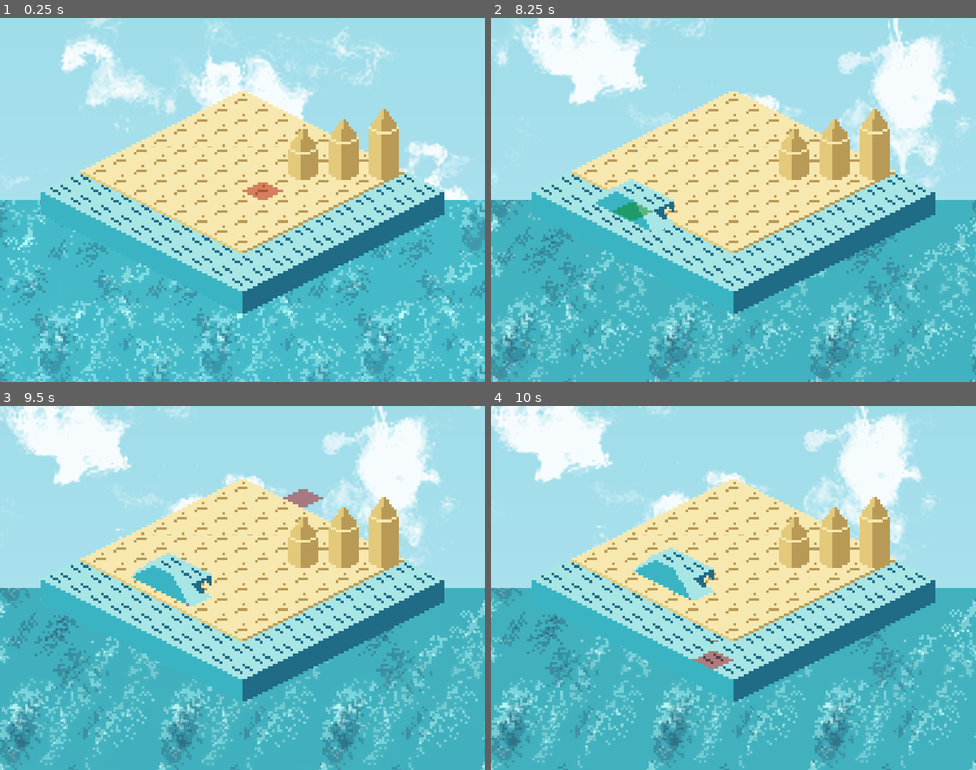
Above: before the commit, frames 1-4 (two rows, left to right).
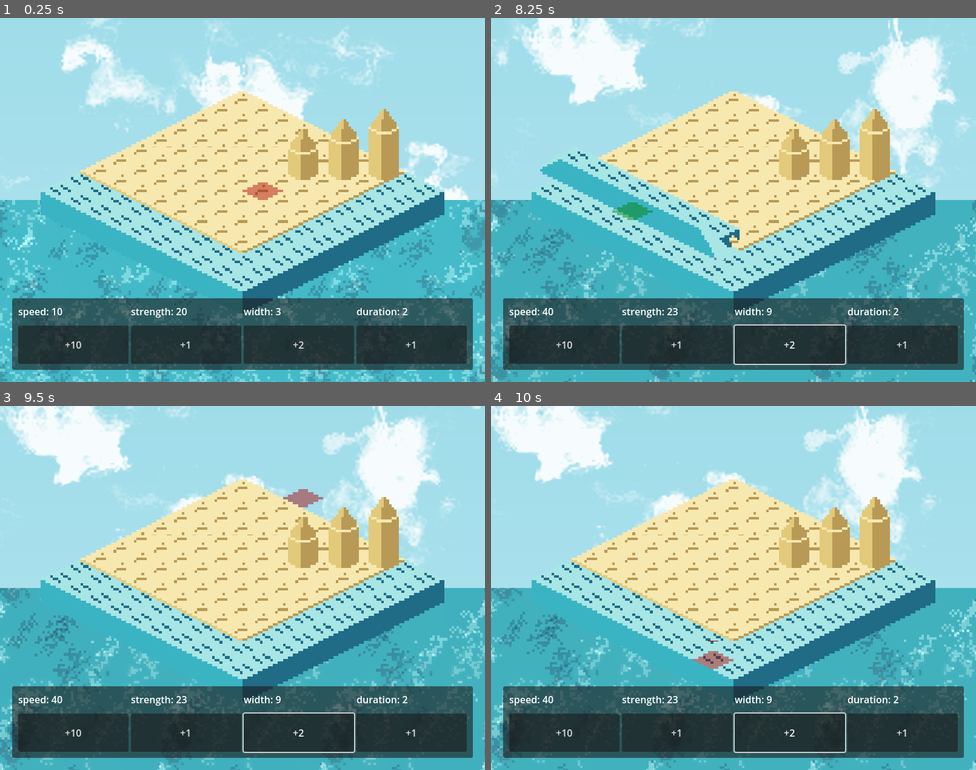
Above: after the commit, the same moments.

Repository: macmist/game-off-2025-waves
Game: Godot game, scene res://scene.tscn
Two runs of this game, one before a commit and one after it. Both use one fixed random seed, a clock stepped at 60 frames per second and the inputs below.
Inputs (mouse positions are in pixels of both pictures, inside the frame that each line leads up to):
- Up to frame 1 (0.25 s): no input
- Up to frame 2 (8.25 s): click (563, 345) at 0.5 s, where only the run after the commit has a clickable "+10"; click (675, 345) at 1.25 s, where only the run after the commit has a clickable "+1"; click (791, 345) at 2 s, where only the run after the commit has a clickable "+2"; click (563, 345) at 2.75 s, where only the run after the commit has a clickable "+10"; click (675, 345) at 3.5 s, where only the run after the commit has a clickable "+1"; click (791, 345) at 4.25 s, where only the run after the commit has a clickable "+2"; click (563, 345) at 5 s, where only the run after the commit has a clickable "+10"; click (675, 345) at 5.75 s, where only the run after the commit has a clickable "+1"; click (791, 345) at 6.5 s, where only the run after the commit has a clickable "+2"; move the mouse to (840, 181) at 7.27 s; click (840, 181) at 7.42 s; move the mouse to (636, 218) at 8.02 s; click (636, 218) at 8.17 s
- Up to frame 3 (9.5 s): move the mouse to (291, 507) at 8.77 s; click (291, 507) at 8.92 s
- Up to frame 4 (10 s): move the mouse to (709, 660) at 9.52 s; click (709, 660) at 9.67 s

The runs differ from the first frame. In frame 1, 19% of the frame differs, in the area x 2-98%, y 77-97%; in frame 2, 22%, in the area x 2-98%, y 36-97%; in frame 3, 20%; in frame 4, 20%.

Commit message:
feat: added menu and linked it to wave generation

Diff:
--- a/components/waves/wave_generator.gd
+++ b/components/waves/wave_generator.gd
@@ -4,7 +4,6 @@
 
 enum DIRECTION {NORTH_WEST, NORTH_EAST}
 
-@export var wave_size: int = 1
 @export var wave_start_north_east: PackedScene
 @export var wave_start_north_west: PackedScene
 
@@ -17,13 +16,15 @@
 @export var collision_width: float = 16.0 # tweakable collision thickness
 @export var base_wave: PackedScene
 
+var wave_size: int = 1
+
 
 var start_position: Vector2
 
 func build_wave():
 	var wave: Wave = base_wave.instantiate()
-
-	var total_tiles = wave_size + 2
+	wave_size = Game.width.current - 2 # don't take the side into consideration
+	var total_tiles = Game.width.current
 	# instantiate enough middle tile
 	# based on wave size
 	var total_size = total_tiles * tile_size
@@ -55,10 +56,11 @@
 	#_create_collision_polygon(points, wave)
 	if start_position != null:
 		wave.start_point = start_position
-		print("start at", start_position)
 	if direction != null:
-		print("setting direction", direction)
 		wave.direction = direction
+	wave.distance = Game.duration.current
+	wave.speed = Game.speed.current
+
 	get_tree().root.add_child(wave)
 
 
--- a/components/waves/wave_part.gd
+++ b/components/waves/wave_part.gd
@@ -1,7 +1,7 @@
 extends RigidBody2D
 class_name WavePart
 
-@export var strength: int = 20
+@export var strength: int = Game.strength.current
 @export var health: int = 30
 
 func _ready():
--- /dev/null
+++ b/in_game_menu.gd
@@ -0,0 +1,21 @@
+extends CanvasLayer
+
+@onready var bottom_menu: HBoxContainer = $"MarginContainer/PanelContainer/MarginContainer/Bottom Menu"
+
+const TEXT_WITH_BUTTON = preload("res://text_with_button.tscn")
+
+# Called when the node enters the scene tree for the first time.
+func _ready() -> void:
+	add_bottom_button("speed", 10, Game.speed)
+	add_bottom_button("strength", 1, Game.strength)
+	add_bottom_button("width", 2, Game.width)
+	add_bottom_button("duration", 1, Game.duration)
+
+
+
+func add_bottom_button(text: String, increment_value: int, value: EditableInt):
+	var button = TEXT_WITH_BUTTON.instantiate()
+	button.value_text = text
+	button.editable_value = value
+	button.button_increment = increment_value
+	bottom_menu.add_child(button)
--- /dev/null
+++ b/in_game_menu.tscn
@@ -0,0 +1,35 @@
+[gd_scene load_steps=2 format=3 uid="uid://ddhx6hbmmr850"]
+
+[ext_resource type="Script" path="res://in_game_menu.gd" id="1_46x5h"]
+
+[node name="InGameMenu" type="CanvasLayer"]
+script = ExtResource("1_46x5h")
+
+[node name="MarginContainer" type="MarginContainer" parent="."]
+layout_direction = 2
+anchors_preset = 12
+anchor_top = 1.0
+anchor_right = 1.0
+anchor_bottom = 1.0
+offset_top = -158.0
+grow_horizontal = 2
+grow_vertical = 0
+theme_override_constants/margin_left = 20
+theme_override_constants/margin_top = 20
+theme_override_constants/margin_right = 20
+theme_override_constants/margin_bottom = 20
+
+[node name="PanelContainer" type="PanelContainer" parent="MarginContainer"]
+layout_mode = 2
+
+[node name="MarginContainer" type="MarginContainer" parent="MarginContainer/PanelContainer"]
+layout_mode = 2
+theme_override_constants/margin_left = 10
+theme_override_constants/margin_top = 10
+theme_override_constants/margin_right = 10
+theme_override_constants/margin_bottom = 10
+
+[node name="Bottom Menu" type="HBoxContainer" parent="MarginContainer/PanelContainer/MarginContainer"]
+layout_direction = 2
+layout_mode = 2
+size_flags_horizontal = 3
--- a/project.godot
+++ b/project.godot
@@ -15,6 +15,10 @@
 config/features=PackedStringArray("4.3", "GL Compatibility")
 config/icon="res://icon.svg"
 
+[autoload]
+
+Game="*res://scripts/game.gd"
+
 [display]
 
 window/size/viewport_width=800
--- a/scene.tscn
+++ b/scene.tscn
@@ -1,6 +1,7 @@
-[gd_scene load_steps=9 format=3 uid="uid://dlsuu5052jpmk"]
+[gd_scene load_steps=10 format=3 uid="uid://dlsuu5052jpmk"]
 
 [ext_resource type="PackedScene" uid="uid://fdcq877rg21j" path="res://components/waves/wave_generator.tscn" id="1_kjp7g"]
+[ext_resource type="PackedScene" uid="uid://ddhx6hbmmr850" path="res://in_game_menu.tscn" id="1_kvf8t"]
 [ext_resource type="Texture2D" uid="uid://suk08b7n40vh" path="res://isometrictiles.png" id="1_r5ucq"]
 [ext_resource type="PackedScene" uid="uid://ny78w53hk7bn" path="res://ocean.tscn" id="1_w8xrm"]
 [ext_resource type="TileSet" uid="uid://c0mifsjfe3xm0" path="res://tileset.tres" id="1_yo7j3"]
@@ -10,6 +11,8 @@
 [ext_resource type="PackedScene" uid="uid://b6d2tew8sdhk7" path="res://level_generator.tscn" id="7_aiebb"]
 
 [node name="root" type="Node2D"]
+
+[node name="InGameMenu" parent="." instance=ExtResource("1_kvf8t")]
 
 [node name="SkyBackground" parent="." instance=ExtResource("3_c7nnf")]
 
--- /dev/null
+++ b/scripts/editable_int.gd
@@ -0,0 +1,11 @@
+extends Resource
+class_name EditableInt
+
+@export var current: int = 0:
+	set(value):
+		current = value
+		emit_changed()
+
+
+func _init(value: int):
+	current = value
--- /dev/null
+++ b/scripts/game.gd
@@ -0,0 +1,6 @@
+extends Node
+
+var speed: EditableInt = EditableInt.new(10)
+var strength: EditableInt = EditableInt.new(20)
+var width: EditableInt = EditableInt.new(3)
+var duration: EditableInt = EditableInt.new(2)
--- /dev/null
+++ b/text_with_button.gd
@@ -0,0 +1,29 @@
+extends VSplitContainer
+
+@onready var value: RichTextLabel = $"Value Text"
+@onready var button: Button = $Button
+
+@export var value_text: String = "Some data"
+@export var button_increment: int = 1
+@export var editable_value: EditableInt:
+	set(value):
+		print("changing value")
+		editable_value = value
+		editable_value.changed.connect(_update_displays)
+
+
+
+# Called when the node enters the scene tree for the first time.
+func _ready() -> void:
+	_update_displays()
+
+func _update_displays():
+	value.text = str(value_text)
+	if editable_value:
+		value.text = str(value_text) + ": " + str(editable_value.current)
+	button.text = "+" + str(button_increment)
+
+
+
+func _on_button_pressed() -> void:
+	editable_value.current += button_increment
--- /dev/null
+++ b/text_with_button.tscn
@@ -0,0 +1,18 @@
+[gd_scene load_steps=2 format=3 uid="uid://b6sxcej1w65yo"]
+
+[ext_resource type="Script" path="res://text_with_button.gd" id="1_66o5h"]
+
+[node name="Text With Button" type="VSplitContainer"]
+size_flags_horizontal = 3
+script = ExtResource("1_66o5h")
+
+[node name="Value Text" type="RichTextLabel" parent="."]
+layout_mode = 2
+text = "Wave duration"
+fit_content = true
+
+[node name="Button" type="Button" parent="."]
+layout_mode = 2
+text = "+ 1"
+
+[connection signal="pressed" from="Button" to="." method="_on_button_pressed"]
--- a/wave.gd
+++ b/wave.gd
@@ -13,14 +13,13 @@
 @export var distance: int = 2
 @export var start_point: Vector2 = Vector2(440, 504)
 
-
 var target: Vector2
 
 
 func _ready() -> void:
 	global_position = start_point
 	var direction_vec = (Vector2.UP + (Vector2.RIGHT if direction == WaveGenerator.DIRECTION.NORTH_EAST else Vector2.LEFT))
-	target = global_position + direction_vec * tile_size * distance
+	target = global_position + direction_vec * tile_size * distance / 2
 	print(global_position, target)
 
 
